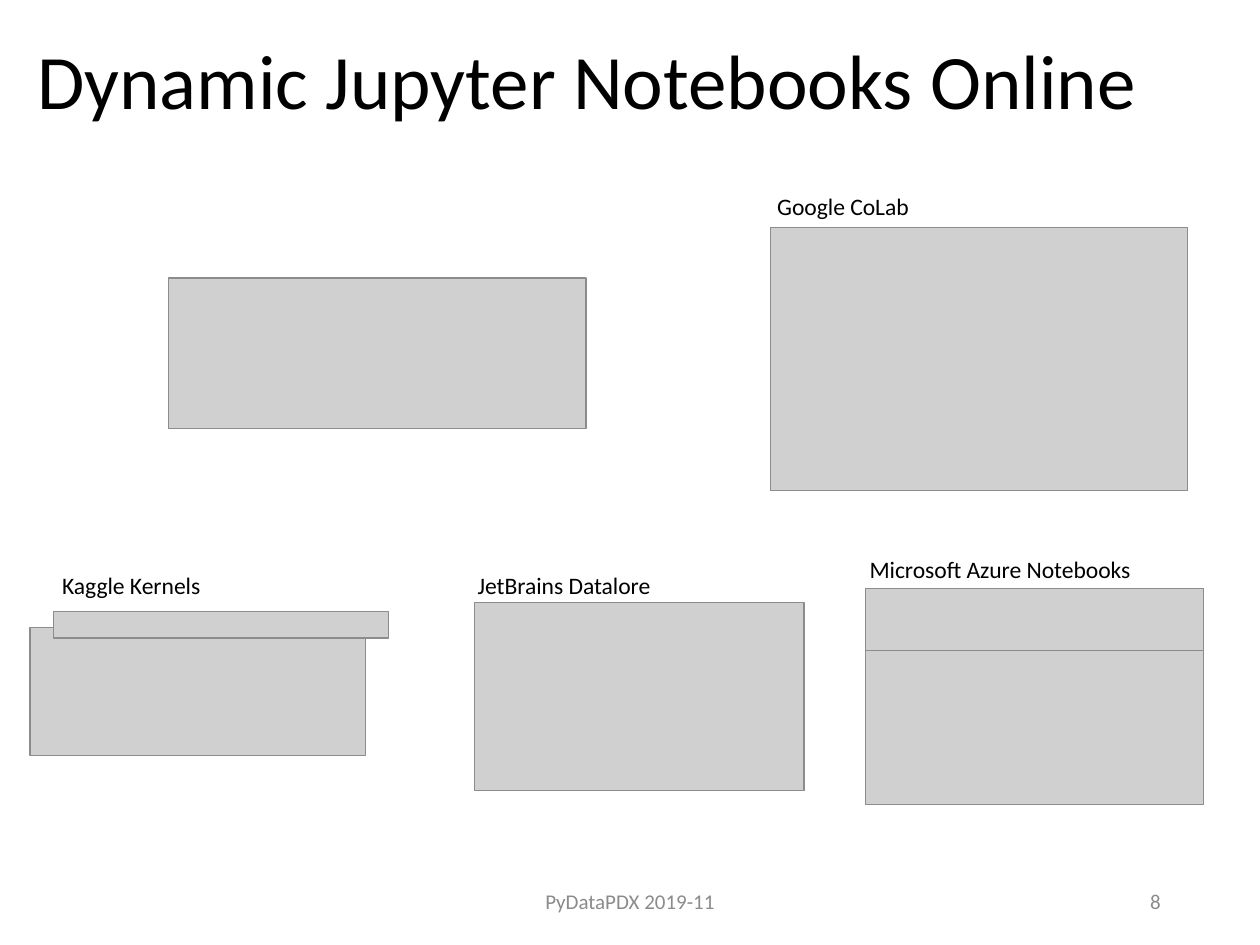
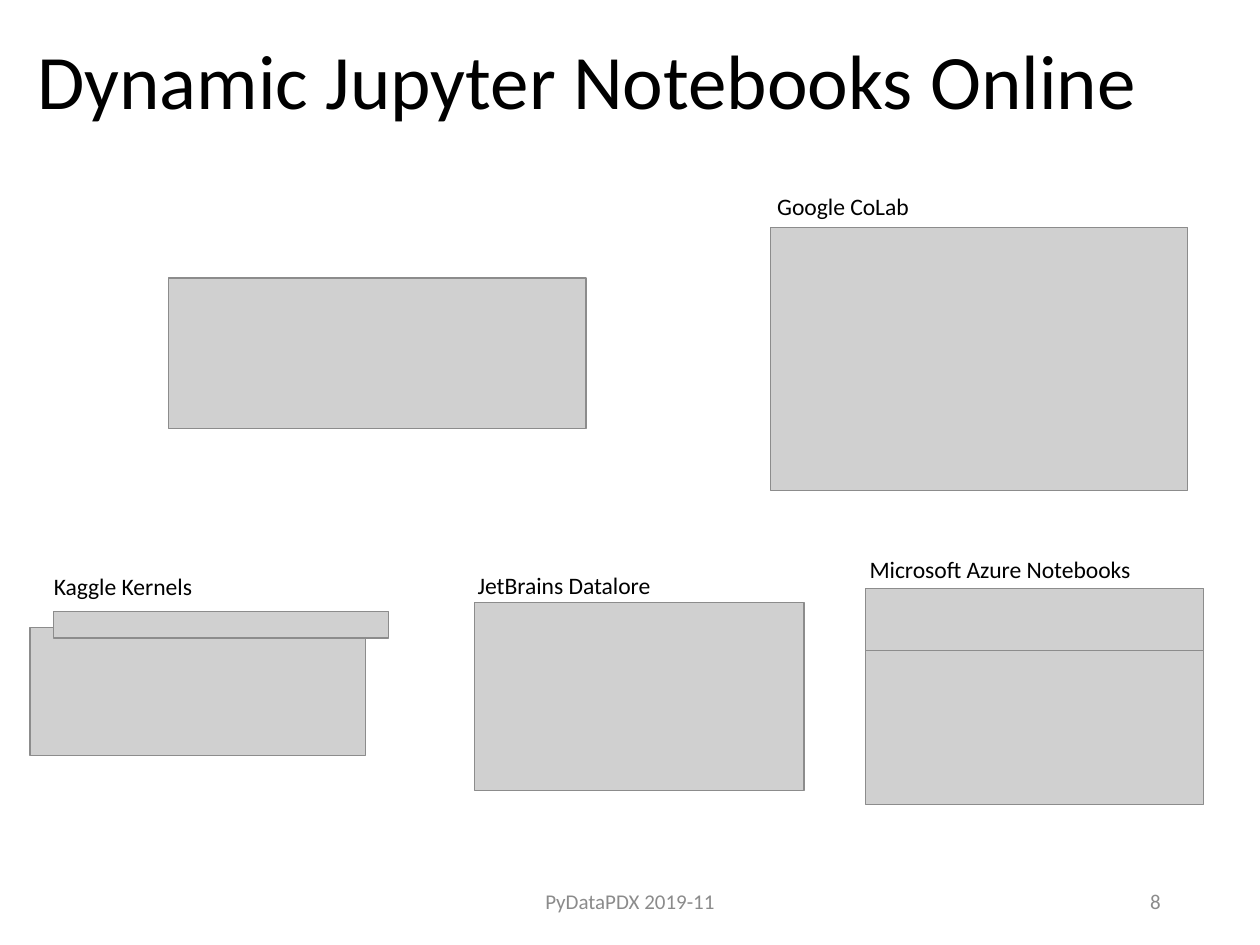
Before and after one commit to ProfessorKazarinoff/PyDataPDX-2019-11, a slide deck: slide 8 of PeterKazarinoff_PyDataPDX_2019-11.pptx. Drawn at 1260x945 pixels with LibreOffice and Linux fonts; fonts in the diff are those of the drawing; grey boxes stand for pictures. Boxes give left, top, right and bottom in pixels: in the first picture for what was removed or moved away, otherwise in the second. Text is boxed around its words. In the diff, an @@ line names an element or a change of style, - is before the commit and + after.

```diff
--- a/PeterKazarinoff_PyDataPDX_2019-11.pptx
+++ b/PeterKazarinoff_PyDataPDX_2019-11.pptx
@@ text "Kaggle Kernels": place and size @@
-text "Kaggle Kernels" at (62, 577, 200, 598)
+text "Kaggle Kernels" at (54, 578, 192, 599)
```
Also in this commit, not shown: 4 other slides changed, 23 other files.
